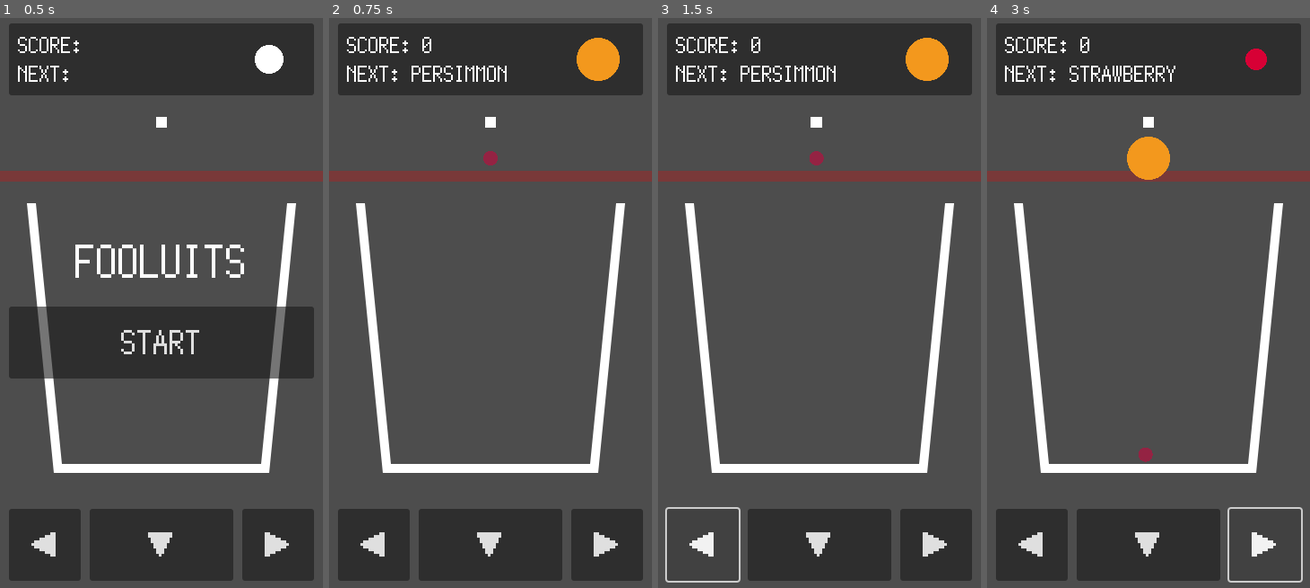
Above: before the commit, frames 1-4 (left to right).
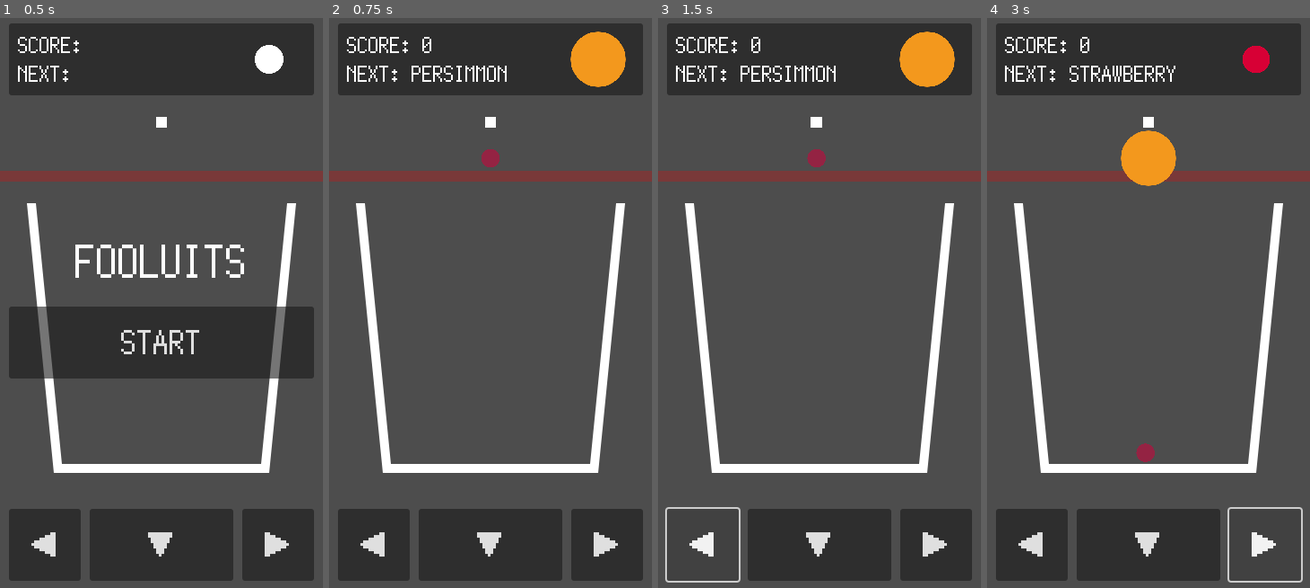
Above: after the commit, the same moments.

Repository: kamikoloss/fruits-puzzle
Game: Godot game, scene res://scenes/main.tscn
Two runs of this game, one before a commit and one after it. Both use one fixed random seed, a clock stepped at 60 frames per second and the inputs below.
Inputs:
- Up to frame 1 (0.5 s): no input
- Up to frame 2 (0.75 s): click "START" at 0.5 s
- Up to frame 3 (1.5 s): click "◀" at 1.25 s
- Up to frame 4 (3 s): click "▼" at 2 s; click "▶" at 2.75 s

Frame 1 is identical in both runs. In frame 2, 0.6% of the frame differs, in the area x 47-92%, y 2-27%; in frame 3, 0.6%; in frame 4, 0.7%, in the area x 41-88%, y 4-78%.

Commit message:
フルーツの大きさの基準を変更した

Diff:
--- a/scenes/global.gd
+++ b/scenes/global.gd
@@ -24,8 +24,8 @@
 
 
 # フルーツの大きさの基準
-# 256x/FRUIT_SIZE_BASE (px) になる
-const FRUIT_SIZE_BASE = 256
+# 256 * FRUIT_DATA["scale"] / FRUIT_SIZE_BASE (px) になる
+const FRUIT_SIZE_BASE = 200
 
 # フルーツのデータ (名前, 点数, 大きさ, 色)
 # ref. https://www.colordic.org/y
